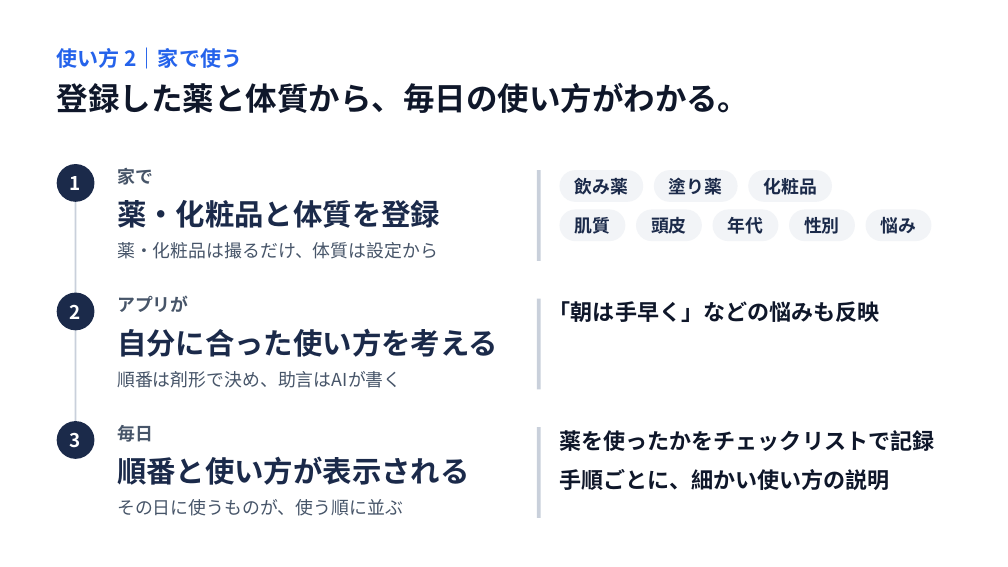
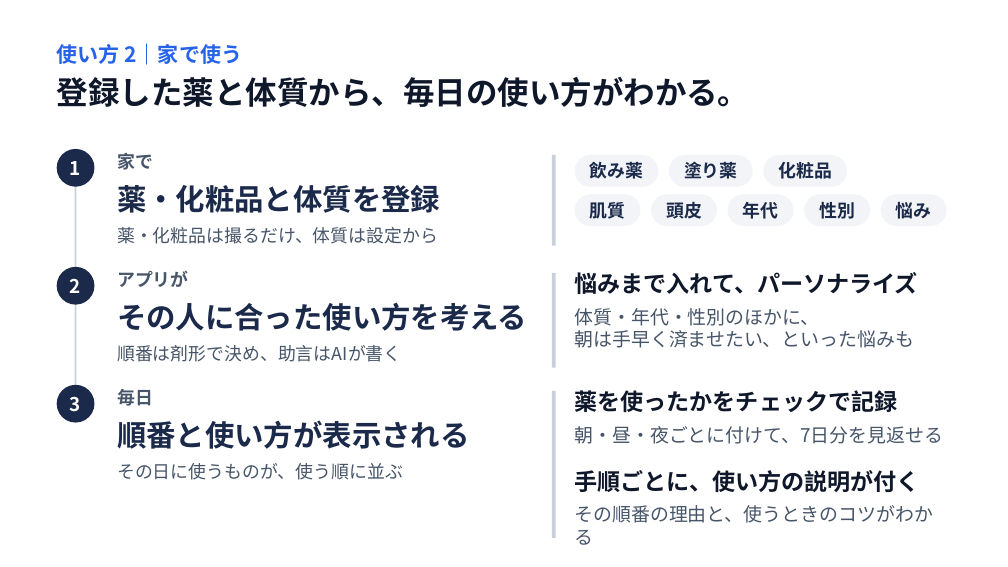
Before and after one commit to John-Frusciante/overlai, a slide deck: slide 9 of docs/ピッチ/Overlai_本選ピッチ.pptx. Drawn at 1008x567 pixels with LibreOffice and Linux fonts; fonts in the diff are those of the drawing. Boxes give left, top, right and bottom in pixels: in the first picture for what was removed or moved away, otherwise in the second. Text is boxed around its words. In the diff, an @@ line names an element or a change of style, - is before the commit and + after.

```diff
--- a/docs/ピッチ/Overlai_本選ピッチ.pptx
+++ b/docs/ピッチ/Overlai_本選ピッチ.pptx
@@ text "使い方 2｜家で使う": place and size @@
-text "使い方 2｜家で使う" at <box>57,47,243,69</box>
+text "使い方 2｜家で使う" at <box>57,43,243,65</box>
@@ text "登録した薬と体質から、毎日の使い方がわかる。": place and size @@
-text "登録した薬と体質から、毎日の使い方がわかる。" at <box>57,83,750,113</box>
+text "登録した薬と体質から、毎日の使い方がわかる。" at <box>57,77,750,107</box>
@@ rounded rectangle "1": place and size @@
-rounded rectangle "1" at <box>57,164,95,202</box>
+rounded rectangle "1" at <box>57,149,95,187</box>
@@ rectangle: place and size @@
-rectangle at <box>75,183,77,440</box>
+rectangle at <box>75,168,77,404</box>
@@ text "家で": place and size @@
-text "家で" at <box>117,168,153,185</box>
+text "家で" at <box>117,153,153,170</box>
@@ 8 rounded rectangles, 1 rectangle: place and size @@
-8 rounded rectangles, 1 rectangle at <box>537,170,932,261</box>
+8 rounded rectangles, 1 rectangle at <box>552,155,947,246</box>
@@ text "薬・化粧品と体質を登録": place and size @@
-text "薬・化粧品と体質を登録" at <box>117,200,440,228</box>
+text "薬・化粧品と体質を登録" at <box>117,185,440,213</box>
@@ text "薬・化粧品は撮るだけ、体質は設定から": place and size @@
-text "薬・化粧品は撮るだけ、体質は設定から" at <box>117,242,438,259</box>
+text "薬・化粧品は撮るだけ、体質は設定から" at <box>117,227,438,244</box>
@@ rounded rectangle "2": place and size @@
-rounded rectangle "2" at <box>57,293,95,330</box>
+rounded rectangle "2" at <box>57,267,95,305</box>
@@ text "アプリが": place and size @@
-text "アプリが" at <box>117,295,188,312</box>
+text "アプリが" at <box>117,270,188,287</box>
@@ rectangle: place and size @@
-rectangle at <box>537,299,541,389</box>
+rectangle at <box>552,273,556,368</box>
@@ text at <box>575,272,918,294</box>: text changed; size 21 to 22 pt @@
-「朝は手早く」などの悩みも反映
+悩みまで入れて、パーソナライズ
@@ text at <box>117,302,527,331</box>: text changed @@
-自分に合った使い方を考える
+その人に合った使い方を考える
@@ text added at <box>575,308,915,348</box>, 18 pt, text #475569 @@
+体質・年代・性別のほかに、
+朝は手早く済ませたい、といった悩みも
@@ text "順番は剤形で決め、助言はAIが書く": place and size @@
-text "順番は剤形で決め、助言はAIが書く" at <box>117,371,401,388</box>
+text "順番は剤形で決め、助言はAIが書く" at <box>117,345,401,362</box>
@@ rounded rectangle "3": place and size @@
-rounded rectangle "3" at <box>57,421,95,459</box>
+rounded rectangle "3" at <box>57,385,95,423</box>
@@ text "毎日": place and size @@
-text "毎日" at <box>117,425,153,442</box>
+text "毎日" at <box>117,389,153,406</box>
@@ text "順番と使い方が表示される": place and size @@
-text "順番と使い方が表示される" at <box>117,456,469,485</box>
+text "順番と使い方が表示される" at <box>117,420,469,449</box>
@@ rectangle: place and size @@
-rectangle at <box>537,427,541,518</box>
+rectangle at <box>552,391,556,538</box>
@@ text at <box>575,390,898,412</box>: text changed; size 21 to 22 pt @@
-薬を使ったかをチェックリストで記録
+薬を使ったかをチェックで記録
@@ text added at <box>575,426,944,444</box>, 18 pt, text #475569 @@
+朝・昼・夜ごとに付けて、7日分を見返せる
@@ text "その日に使うものが、使う順に並ぶ": place and size @@
-text "その日に使うものが、使う順に並ぶ" at <box>117,499,403,516</box>
+text "その日に使うものが、使う順に並ぶ" at <box>117,463,403,480</box>
@@ text at <box>575,470,920,492</box>: text changed; size 21 to 22 pt @@
-手順ごとに、細かい使い方の説明
+手順ごとに、使い方の説明が付く
@@ text added at <box>575,505,933,523</box>, 18 pt, text #475569 @@
+その順番の理由と、使うときのコツがわかる
```
Also in this commit, not shown: 1 other slide changed, 2 other files.
